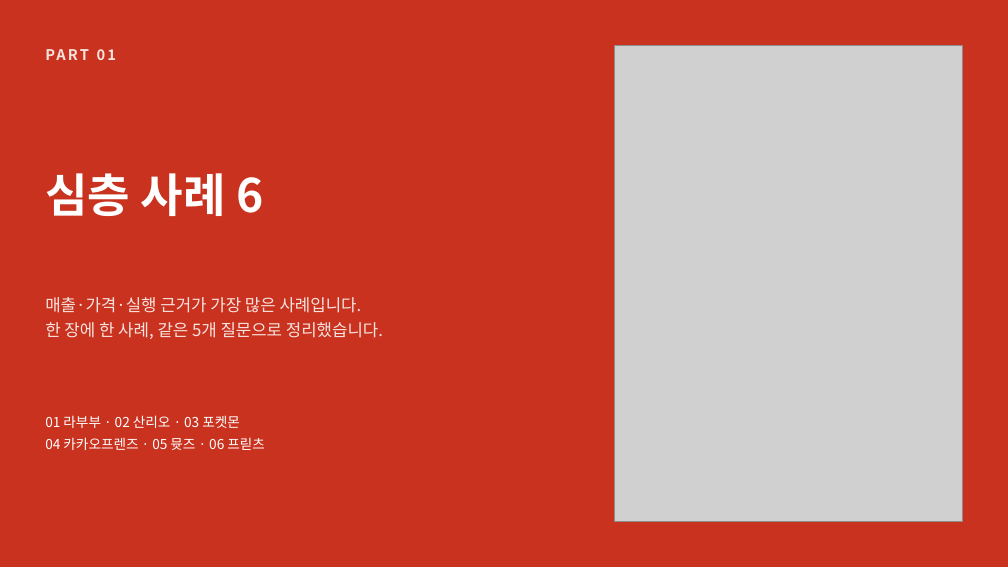
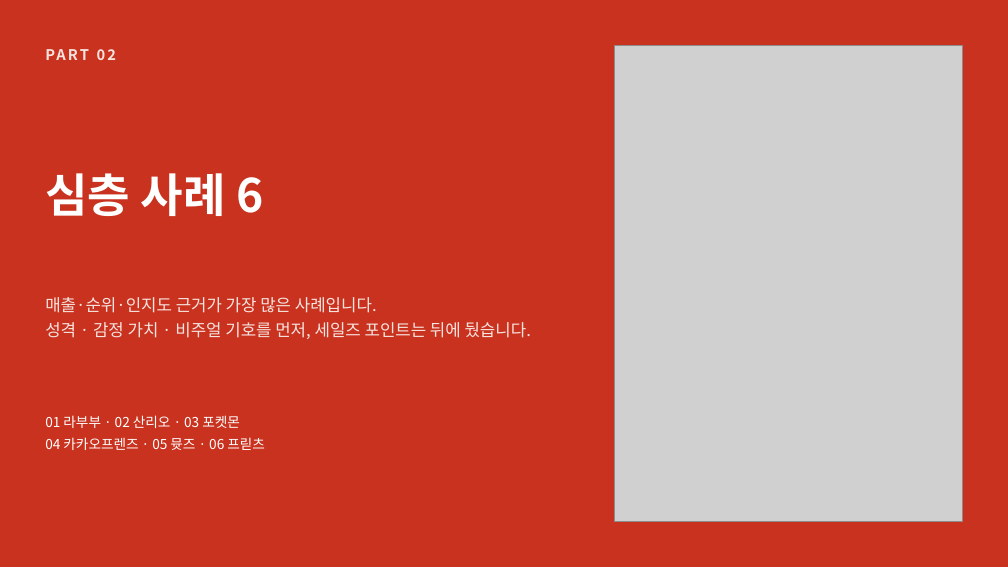
Before and after one commit to yehol/hoho, a slide deck: slide 12 of case-study/character_ip_casebook_myobze.pptx (slide 7 before the commit). Drawn at 1008x567 pixels with LibreOffice and Linux fonts; fonts in the diff are those of the drawing; grey boxes stand for pictures. Boxes give left, top, right and bottom in pixels: in the first picture for what was removed or moved away, otherwise in the second. Text is boxed around its words. In the diff, an @@ line names an element or a change of style, - is before the commit and + after.

```diff
--- a/case-study/character_ip_casebook_myobze.pptx
+++ b/case-study/character_ip_casebook_myobze.pptx
@@ text at bbox=[45, 45, 575, 72]: text changed @@
-PART 01
+PART 02
@@ text at bbox=[45, 297, 531, 339]: text changed @@
-매출·가격·실행 근거가 가장 많은 사례입니다.
-한 장에 한 사례, 같은 5개 질문으로 정리했습니다.
+매출·순위·인지도 근거가 가장 많은 사례입니다.
+성격 · 감정 가치 · 비주얼 기호를 먼저, 세일즈 포인트는 뒤에 뒀습니다.
```
Also in this commit, not shown: 19 other slides changed, 9 slides added.
